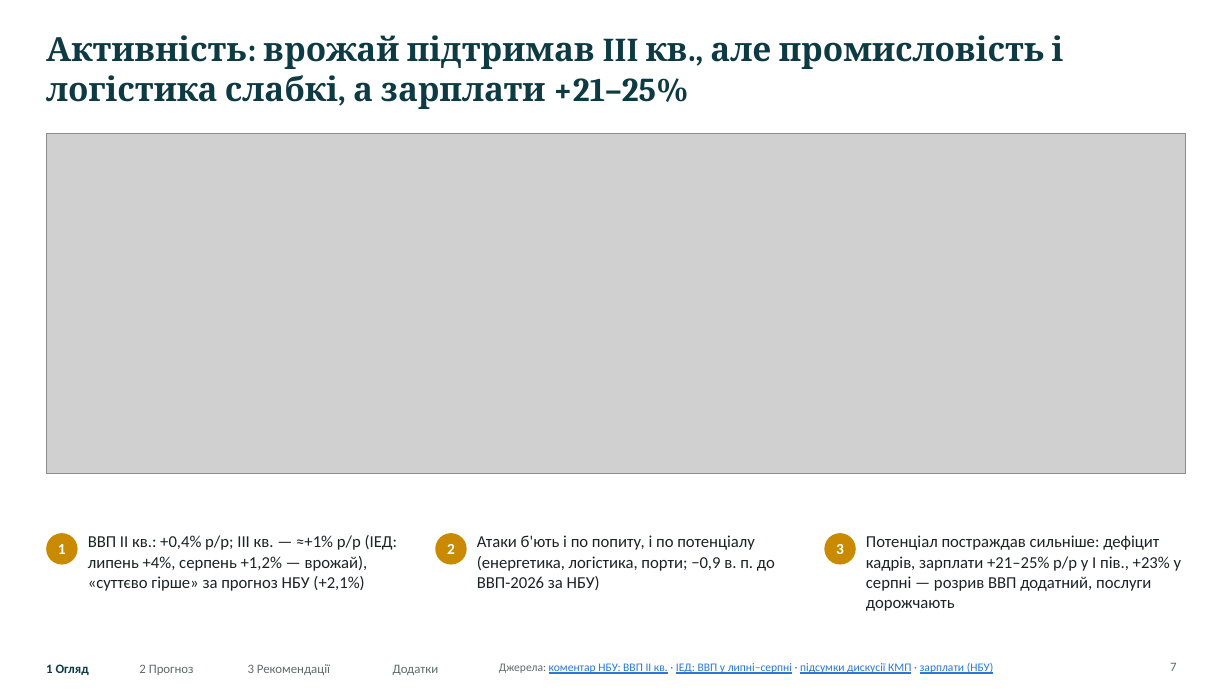
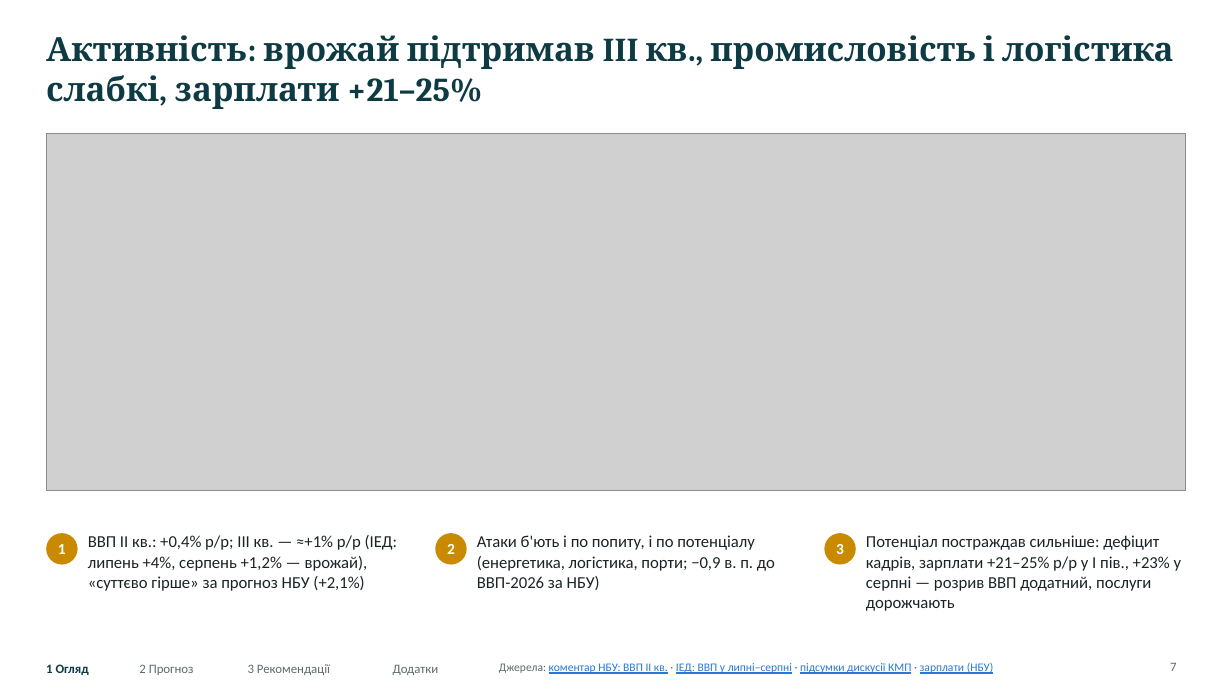
Before and after one commit to caplitt/nbu-challenge-2026, a slide deck: slide 7 of presentation/NBU_University_Challenge_2026.pptx. Drawn at 1232x693 pixels with LibreOffice and Linux fonts; fonts in the diff are those of the drawing; grey boxes stand for pictures. Boxes give left, top, right and bottom in pixels: in the first picture for what was removed or moved away, otherwise in the second. Text is boxed around its words. In the diff, an @@ line names an element or a change of style, - is before the commit and + after.

```diff
--- a/presentation/NBU_University_Challenge_2026.pptx
+++ b/presentation/NBU_University_Challenge_2026.pptx
@@ title at [46,35,1173,109]: text changed @@
-Активність: врожай підтримав III кв., але промисловість і логістика слабкі, а зарплати +21–25%
+Активність: врожай підтримав III кв., промисловість і логістика слабкі, зарплати +21–25%
@@ picture: place and size @@
-picture at [46,134,1186,473]
+picture at [46,134,1186,491]
```
Also in this commit, not shown: 22 other slides changed, 34 other files.
